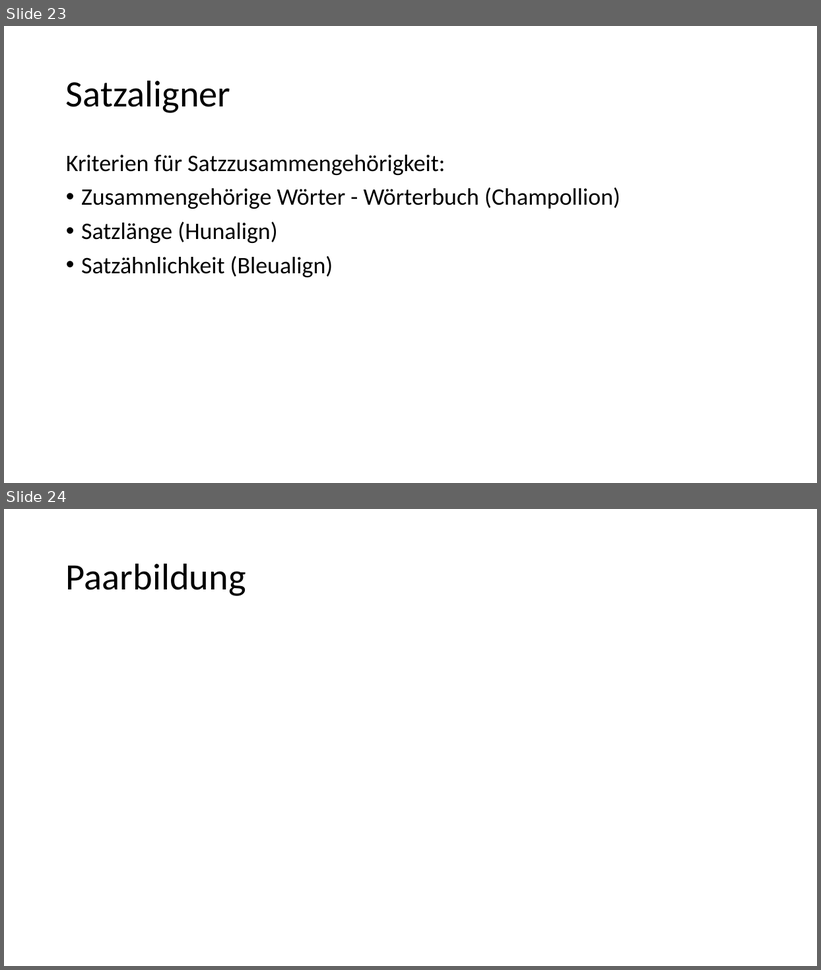
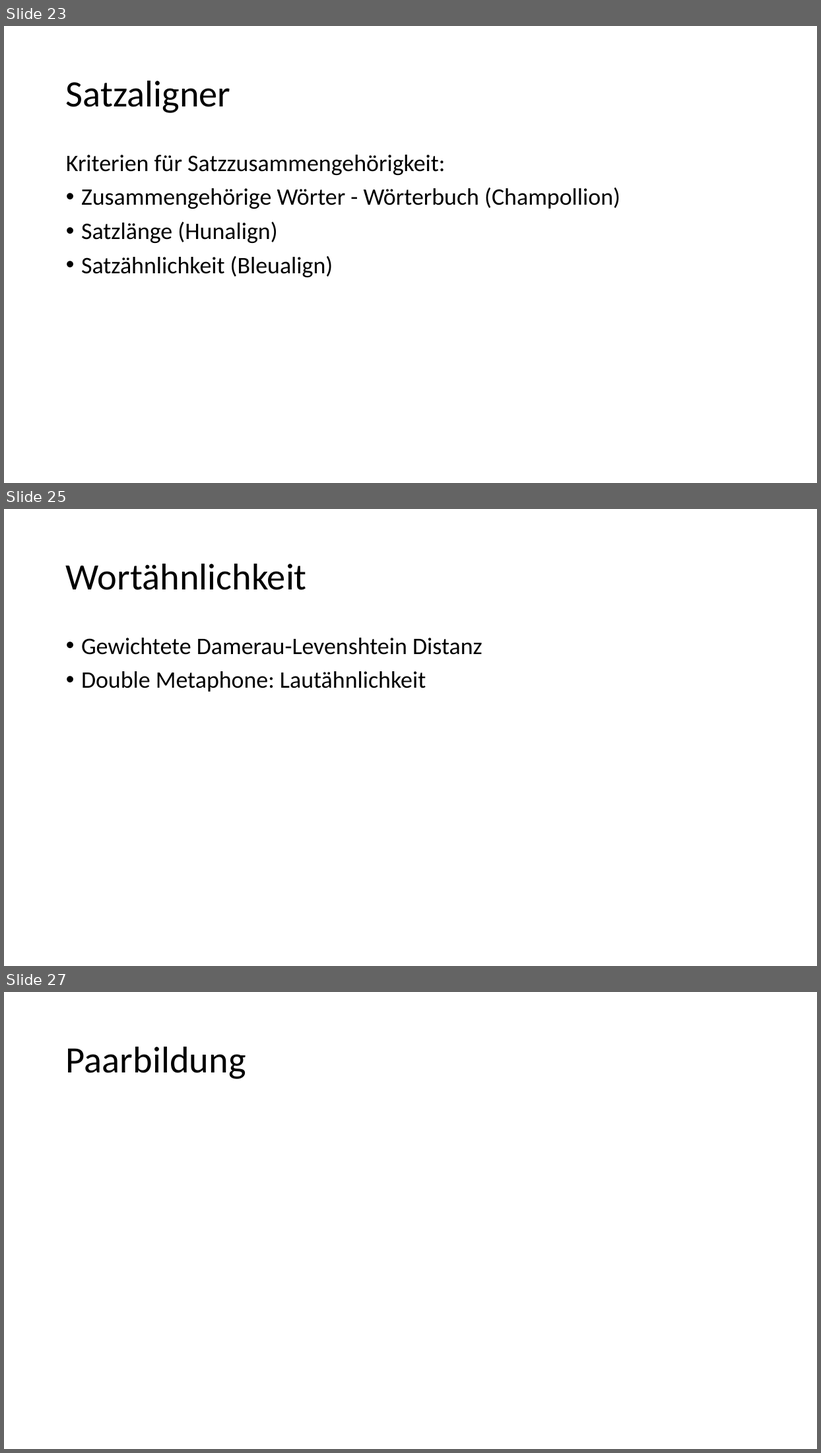
Before and after one commit to 837/ip5-nlp-ch, a slide deck: doc/IP5_Presentation.pptx. Shown one above the other, each under a label of ours: slides 23 and 24 before the commit, slides 23, 25 and 27 after it; the slides between them are not shown. The pictures are 821x970 and 821x1453 pixels, drawn with LibreOffice and Linux fonts; fonts in the diff are those of the drawing. Boxes give left, top, right and bottom in pixels: in the first picture for what was removed or moved away, otherwise in the second. Text is boxed around its words. In the diff, an @@ line names an element or a change of style, - is before the commit and + after.

```diff
--- a/doc/IP5_Presentation.pptx
+++ b/doc/IP5_Presentation.pptx
@@ slide 25 added at (x1=4, y1=509, x2=817, y2=966), background #FFFFFF @@
@@ title added at (x1=66, y1=563, x2=307, y2=590), 44 pt, text #000000 @@
+Wortähnlichkeit
@@ text added at (x1=81, y1=638, x2=482, y2=692), 28 pt, text #000000 @@
+• Gewichtete Damerau-Levenshtein Distanz
+• Double Metaphone: Lautähnlichkeit
@@ what was slide 24 is now slide 27 @@
```
Also in this commit, not shown: 2 other slides added.
